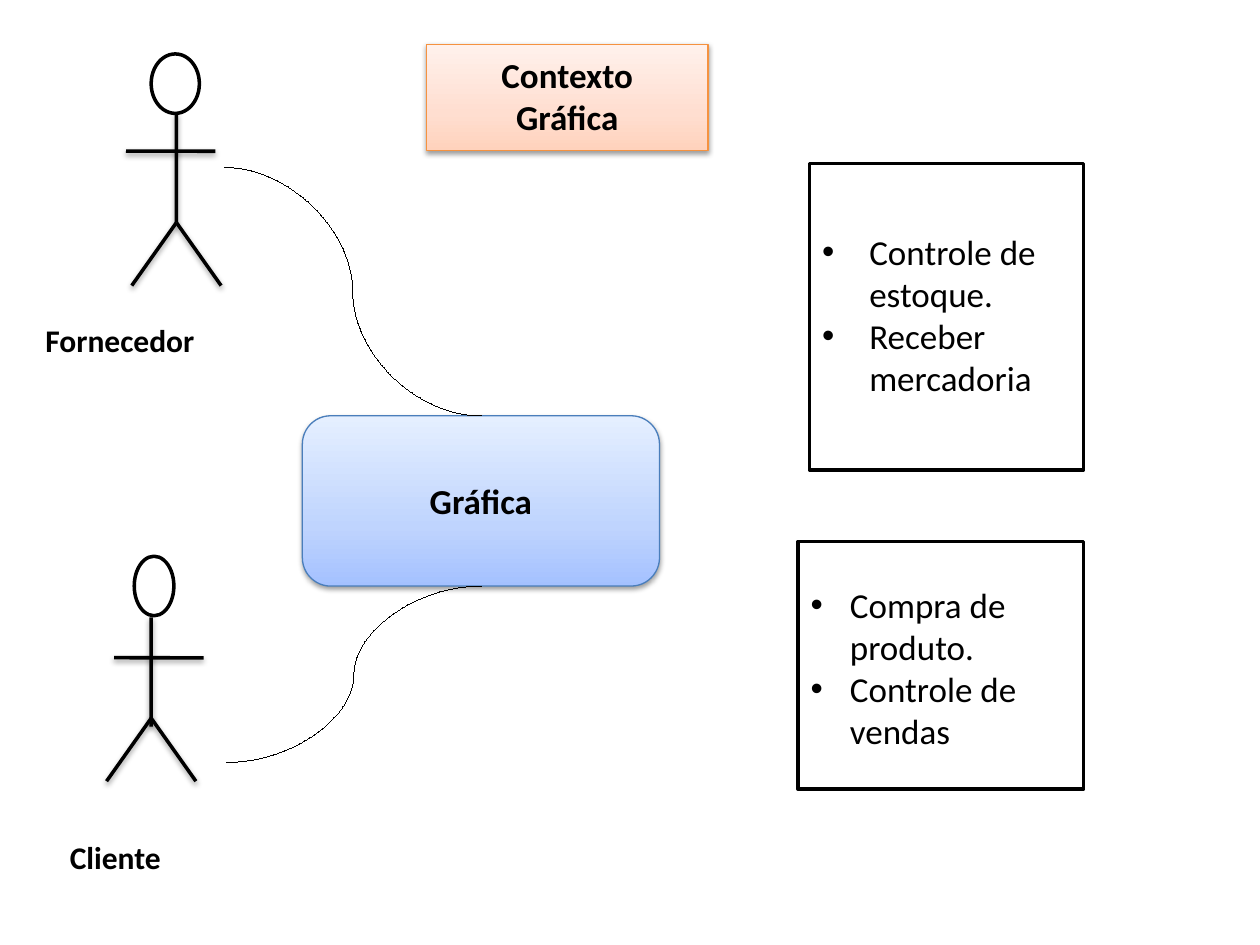
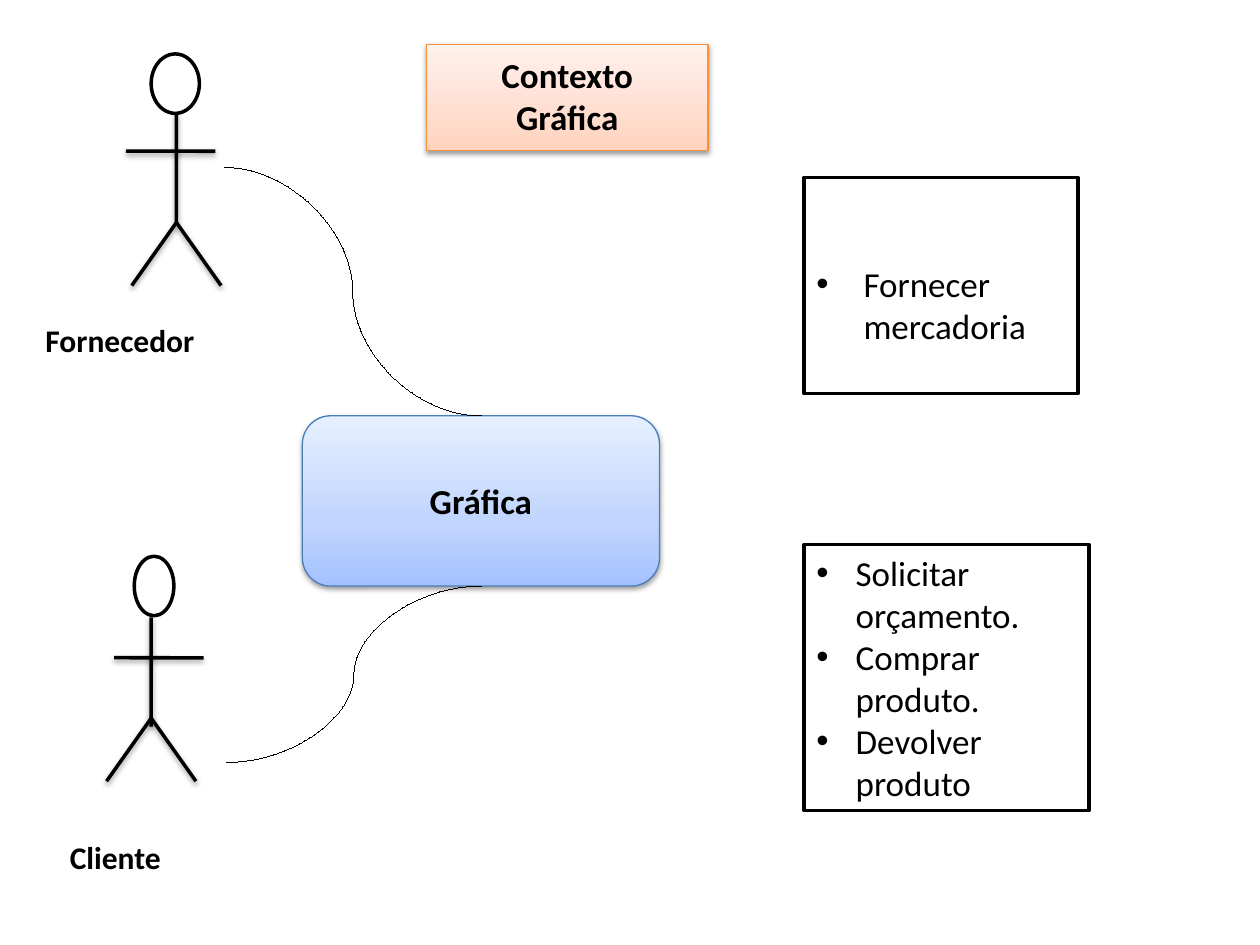
Before and after one commit to thiagobrunoalexandre/Oficina-de-Projeto-de-Empresa-1, a slide deck: slide 1 of Artefatos/15. Arquitetura de Negócio para cada Cenário.pptx. Drawn at 1260x945 pixels with LibreOffice and Linux fonts; fonts in the diff are those of the drawing. Boxes give left, top, right and bottom in pixels: in the first picture for what was removed or moved away, otherwise in the second. Text is boxed around its words. In the diff, an @@ line names an element or a change of style, - is before the commit and + after.

```diff
--- a/Artefatos/15. Arquitetura de Negócio para cada Cenário.pptx
+++ b/Artefatos/15. Arquitetura de Negócio para cada Cenário.pptx
@@ rectangle "Fornecer mercadoria": place and size @@
-rectangle "Fornecer mercadoria" at [810, 164, 1084, 470]
+rectangle "Fornecer mercadoria" at [804, 178, 1077, 394]
@@ text in rectangle at [864, 274, 1026, 340]: text changed @@
-• Controle de estoque.
-• Receber mercadoria
+• Fornecer mercadoria
@@ rectangle "Solicitar orçamento.": place and size @@
-rectangle "Solicitar orçamento." at [798, 542, 1084, 790]
+rectangle "Solicitar orçamento." at [804, 544, 1090, 810]
@@ text in rectangle at [856, 561, 1020, 802]: text changed @@
-• Compra de produto.
-• Controle de vendas
+• Solicitar orçamento.
+• Comprar produto.
+• Devolver produto
```
Also in this commit, not shown: 4 other slides changed.
